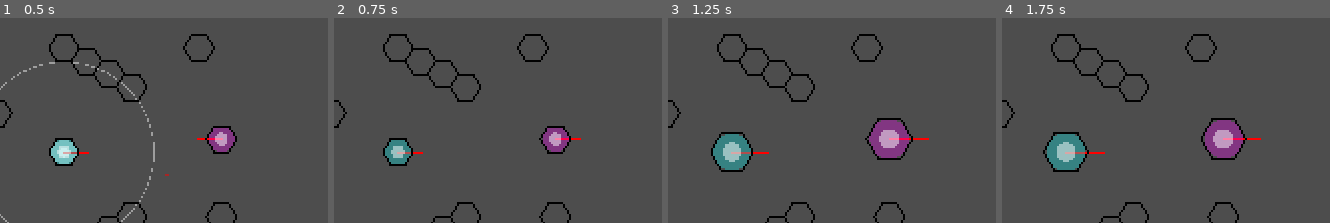
Above: before the commit, frames 1-4 (left to right).
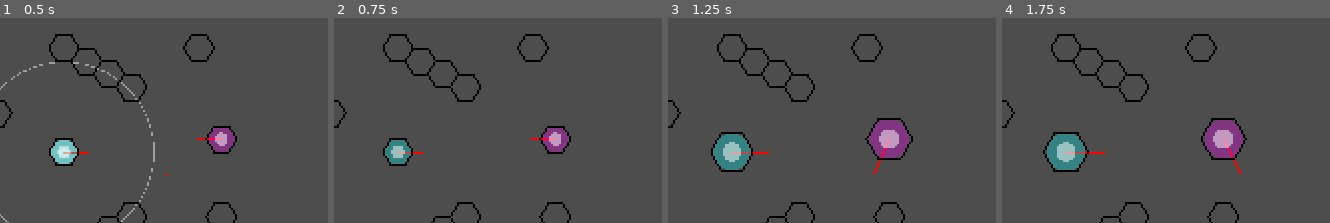
Above: after the commit, the same moments.

Repository: DoodlesQ/hex-strategy-game
Game: Godot game, scene res://main.tscn
The game is run twice, just before and just after one commit, with the same random seed, the same clock (stepped at 60 frames per second) and the same inputs. The project has no main scene, so this scene is started directly.
Inputs:
- Up to frame 1 (0.5 s): no input
- Up to frame 2 (0.75 s): click "CONFIRM TURN" at 0.5 s
- Up to frame 3 (1.25 s): no input
- Up to frame 4 (1.75 s): click "CONFIRM TURN" at 1.25 s
The pictures show only the part of the screen within x 14-64%, y 9-59%; the shares and areas given below are measured in that part.

Frame 1 is identical in both runs. In frame 2, 0.1% of the frame differs, in the area x 60-76%, y 58-60%; in frame 3, 0.2%, in the area x 62-80%, y 58-77%; in frame 4, 0.2%.

Commit message:
NaN Facing and 0-beat alert bugs fixed

Diff:
--- a/Objects/beat_manager.gd
+++ b/Objects/beat_manager.gd
@@ -127,6 +127,11 @@
 			if event.is_action("beat_cycle_down"):
 				beat_editing -= 1 if beat_editing > 0 else -3
 
+func remove_token(token : Token) -> void:
+	assert(token in tokens, "Cannot remove token %s, not in token list." % token)
+	tokens.erase(token)
+	confirm_beat_complete(token.cubic)
+	remove_cell_at(token.cubic)
 
 func confirm_turn() -> void:
 	var invalid_tokens : Array[Token] = validate_tokens()
@@ -155,6 +160,8 @@
 			beat_perform += 1
 		if beat_perform >= 4:
 			print("TURN COMPLETED")
+			for token : Token in tokens:
+				token.reset()
 			queue_redraw()
 			can_edit = true
 		else: perform_beat_step()
--- a/Objects/command.gd
+++ b/Objects/command.gd
@@ -47,10 +47,12 @@
 	func execute(beat : int, token : Token, callback : Callable) -> void:
 		token.tween_to_aim(direction, func():
 			token.target_tile = target
-			token.generate_vision(beat)
+			token.generate_vision(beat, false)
 			var targeted : Vector3 = token.scan_for_enemy()
 			if targeted.is_finite():
 				token.act_on_enemy(beat, targeted)
+			elif token.alert:
+				token.alert = false
 			callback.call()
 		, 1.0)
 
@@ -72,7 +74,7 @@
 	func execute(beat : int, token : Token, callback : Callable) -> void:
 		token.focused = false
 		token.target_tile = Vector3.INF
-		token.generate_vision(beat)
+		token.generate_vision(beat, false)
 		var targeted : Vector3 = token.scan_for_enemy()
 		if targeted.is_finite():
 			token.act_on_enemy(beat, targeted)
--- a/Objects/token.gd
+++ b/Objects/token.gd
@@ -131,14 +131,20 @@
 	print(next_command.type)
 	match next_command.type:
 		Command.Type.AIM:
+			print("AIM: ", next_command.direction)
 			face_towards = next_command.direction
 		Command.Type.AIM_TARGET:
+			print("AIM_T: ", next_command.target)
 			face_towards = Cubic.get_angle(next_command.target - move)
 		_:
+			print("NONE: ", final_position)
 			face_towards = position.angle_to_point(final_position) - Cell.PI_6
-	if alert:
+	if alert and target_tile.is_finite():
+		print("ALERT!")
 		if Command.is_overwritable(next_command.type):
+			print("NEW: ", target_tile)
 			face_towards = Cubic.get_angle(target_tile - move)
+	print(face_towards)
 	tween.tween_interval(randf() * 0.5)
 	tween.set_ease(Tween.EASE_OUT)
 	tween.set_trans(Tween.TRANS_ELASTIC)
@@ -507,8 +513,6 @@
 		manager.confirm_beat_complete(cubic)
 	)
 
-	if beat == 3: reset()
-
 
 ## Scan the current generated visible spaces from [method generate_vision] for
 ## tokens of a differing faction.
@@ -553,13 +557,18 @@
 	else:
 		enemy.token.deal_damage(damage * miss_penalty, location)
 
+## Subtract [param hits] from this token's [member health].
+## [br][param from]: The location of the source of damage (optional).
 func deal_damage(hits : float, from : Vector3 = Vector3.INF) -> void:
 	health = max(0.0, health - hits)
 	print("DAMAGE DEALT. TOKEN @ %s REDUCED TO HEALTH " % cubic, health)
 	alert = true
 	if from.is_finite(): target_tile = from
-
-## Reset this token's beats to the values defined in [member BLANK_BEAT].
+	if is_zero_approx(health):
+		manager.remove_token(self)
+
+## Reset this token's beats to the values defined in [member BLANK_BEAT],
+## and ready it for the next turn.
 func reset() -> void:
 	beats = [
 		BLANK_BEAT.duplicate(), BLANK_BEAT.duplicate(),
@@ -579,7 +588,7 @@
 	_tries_radial = _pregenerate_tries(radial_distance)
 	_tries_focus = _pregenerate_tries(focus_distance)
 	health = max_health
-	#last_facing = 0.0
+	last_facing = facing
 
 func _draw() -> void:
 	draw_line(
--- a/Scripts/Hex Logic/hex_manager.gd
+++ b/Scripts/Hex Logic/hex_manager.gd
@@ -38,6 +38,13 @@
 	var snap = Cubic.snapped(location, 0.5)
 	if snap in cell_hash: return cell_hash[snap]
 	return
+
+func remove_cell_at(location : Vector3) -> void:
+	assert(location in cell_hash, "Cannot remove cell %s, does not exist" % location)
+	var cell : Cell = get_cell_at(location)
+	cell_hash.erase(location)
+	cell.queue_free()
+
 
 ## Update the recorded position of a [Cell] in the hashmap.
 ## This should be run every time a cell's cubic position changes, to ensure
